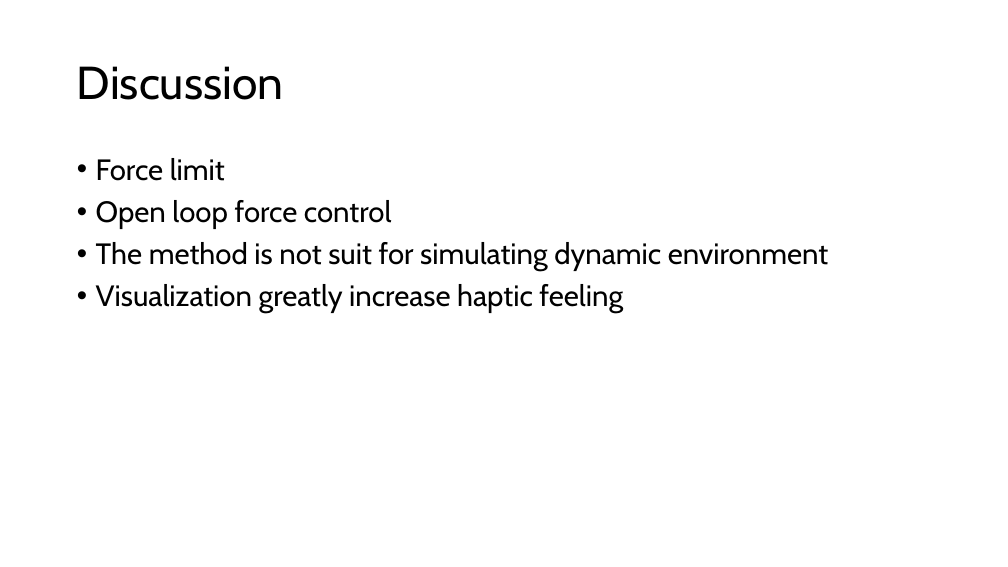
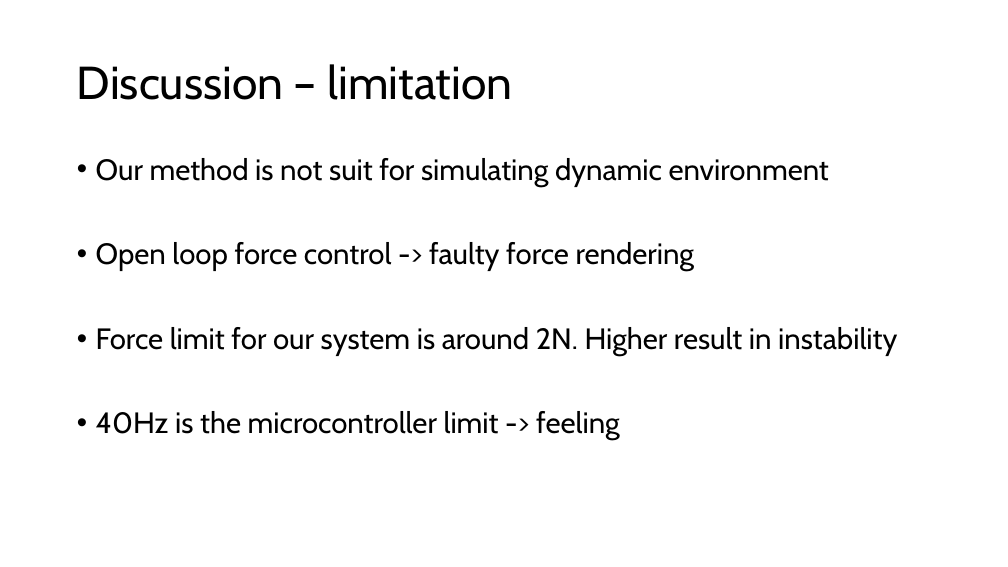
Before and after one commit to dthung99/Advanced_Medical_Robotics_MSc_course, a slide deck: slide 22 of Advanced_Robotics_Report_Presentation.pptx (slide 18 before the commit). Drawn at 1008x567 pixels with LibreOffice and Linux fonts; fonts in the diff are those of the drawing. Boxes give left, top, right and bottom in pixels: in the first picture for what was removed or moved away, otherwise in the second. Text is boxed around its words. In the diff, an @@ line names an element or a change of style, - is before the commit and + after.

```diff
--- a/Advanced_Robotics_Report_Presentation.pptx
+++ b/Advanced_Robotics_Report_Presentation.pptx
@@ title at (77,64,512,100): text changed @@
-Discussion
+Discussion – limitation
@@ text at (96,158,897,440): text changed @@
-• Force limit
-• Open loop force control
-• The method is not suit for simulating dynamic environment
-• Visualization greatly increase haptic feeling
+• Our method is not suit for simulating dynamic environment
+• Open loop force control -> faulty force rendering
+• Force limit for our system is around 2N. Higher result in instability
+• 40Hz is the microcontroller limit -> feeling
```
Also in this commit, not shown: 9 other slides changed, 5 slides added, 7 other files.
